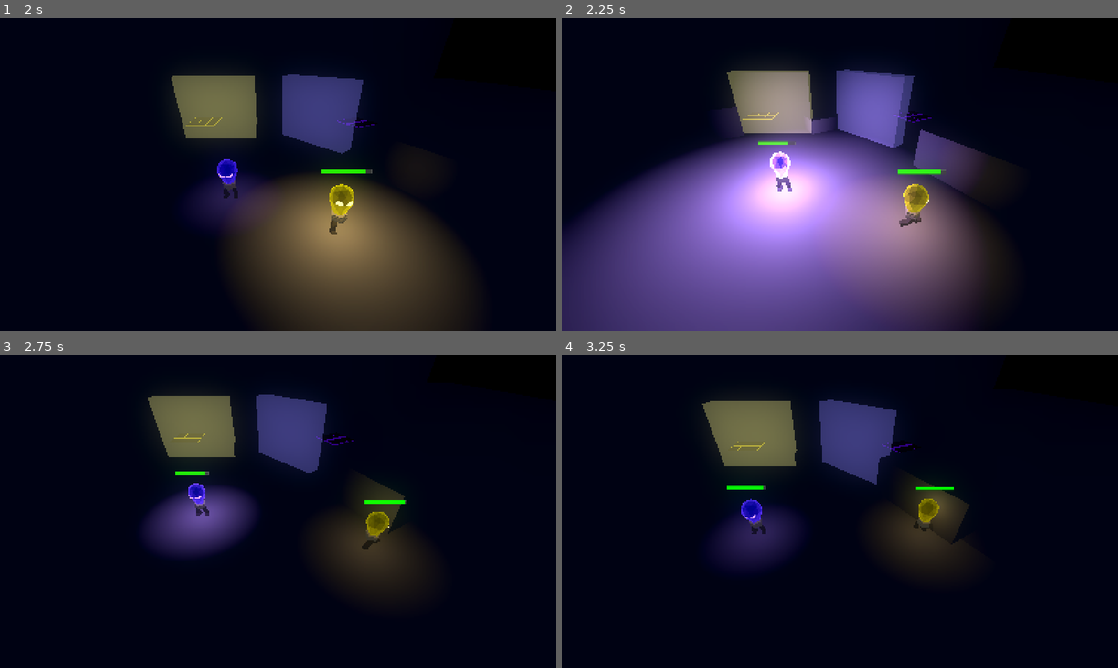
Above: before the commit, frames 1-4 (two rows, left to right).
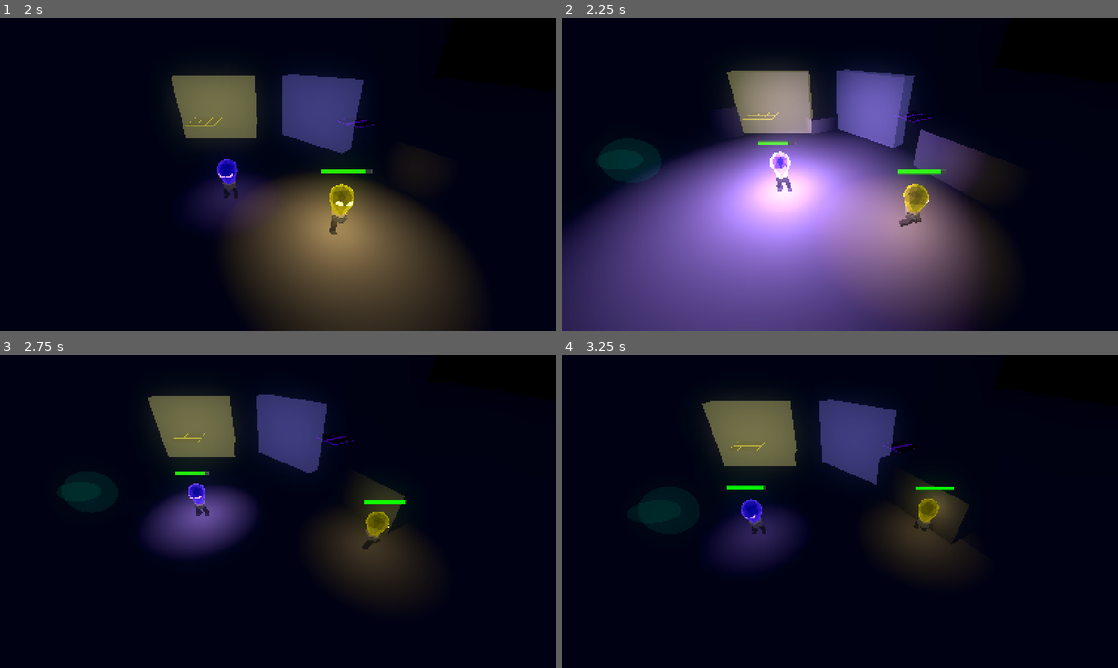
Above: after the commit, the same moments.

Repository: LowPolyFreak/EllieDeesAdventure
Game: Godot game, scene res://Scenes/main.tscn
Two runs of this game, one before a commit and one after it. Both use one fixed random seed, a clock stepped at 60 frames per second and the inputs below.
Inputs:
- Up to frame 1 (2 s): hold D (right_p1) 0.53-1.28 s; tap Down (down_p2) at 0.6 s; tap Space (jump_p1) at 0.77, 1.52 s; hold S (down_p1) from 1.28 s (still down); tap Shift (glow_p1) at 1.35 s
- Up to frame 2 (2.25 s): release S (down_p1) at 2.03 s; hold D (right_p1) from 2.03 s (still down); tap Keypad 0 (glow_p2) at 2.1 s
- Up to frame 3 (2.75 s): keep holding D (right_p1)
- Up to frame 4 (3.25 s): release D (right_p1) at 2.78 s; hold W (up_p1) from 2.78 s (still down); tap E (interact) at 2.85 s; tap Space (jump_p1) at 3.02 s

Frame 1 is identical in both runs. In frame 2, 1.1% of the frame differs, in the area x 6-18%, y 38-53%; in frame 3, 0.5%; in frame 4, 0.5%.

Commit message:
Charge component finish

Diff:
--- a/Scenes/ellie.tscn
+++ b/Scenes/ellie.tscn
@@ -138,17 +138,17 @@
 [node name="EllieModel" parent="." instance=ExtResource("2_mu1gt")]
 
 [node name="Skeleton3D" parent="EllieModel/Armature" index="0"]
-bones/0/position = Vector3(0.00982394, 0.483046, -0.0225211)
-bones/0/rotation = Quaternion(-0.0404309, -0.00368855, -0.00163902, 0.999174)
-bones/1/rotation = Quaternion(0.0633193, -0.184765, 0.96649, 0.166582)
+bones/0/position = Vector3(0.00780628, 0.490404, -0.0152299)
+bones/0/rotation = Quaternion(0.00314383, -0.000787102, -0.000783265, 0.999995)
+bones/1/rotation = Quaternion(0.0523991, -0.138516, 0.976064, 0.159272)
 bones/1/scale = Vector3(1, 1, 1)
-bones/2/rotation = Quaternion(0.457887, -0.00382499, 0.214013, 0.862858)
-bones/3/rotation = Quaternion(-0.860832, -0.023023, -0.0326956, 0.507316)
+bones/2/rotation = Quaternion(0.435988, -0.00388577, 0.203777, 0.87657)
+bones/3/rotation = Quaternion(-0.850921, -0.0294546, -0.0359252, 0.523235)
 bones/3/scale = Vector3(1, 1, 1)
-bones/4/rotation = Quaternion(-0.0422521, -0.192878, 0.969876, -0.142668)
+bones/4/rotation = Quaternion(-0.0409791, -0.141971, 0.979104, -0.139717)
 bones/4/scale = Vector3(1, 1, 1)
-bones/5/rotation = Quaternion(0.466416, 0.00380024, -0.217999, 0.857273)
-bones/6/rotation = Quaternion(-0.866047, 0.0259073, 0.0641185, 0.495156)
+bones/5/rotation = Quaternion(0.441775, 0.00387008, -0.206482, 0.873032)
+bones/6/rotation = Quaternion(-0.855511, 0.0313062, 0.0599735, 0.513345)
 bones/6/scale = Vector3(1, 1, 1)
 bones/7/position = Vector3(-0.187498, 0.245262, -0.282433)
 bones/8/position = Vector3(-0.170884, 0.0506439, 0.0332276)
@@ -161,7 +161,7 @@
 bones/10/scale = Vector3(1, 1, 1)
 
 [node name="BoneAttachment3D" parent="EllieModel/Armature/Skeleton3D" index="0"]
-transform = Transform3D(0.999967, 0.0035736, -0.00723847, -0.00297707, 0.996725, 0.0808072, 0.00750354, -0.080783, 0.996703, 0.00982394, 0.483046, -0.0225211)
+transform = Transform3D(0.999998, 0.00156157, -0.00157912, -0.00157147, 0.999979, -0.00628638, 0.00156927, 0.00628885, 0.999979, 0.00780628, 0.490404, -0.0152299)
 
 [node name="OmniLight3D" parent="EllieModel/Armature/Skeleton3D/BoneAttachment3D" index="0"]
 light_energy = 0.25
--- a/Scenes/ghost.tscn
+++ b/Scenes/ghost.tscn
@@ -2,7 +2,7 @@
 
 [ext_resource type="PackedScene" uid="uid://3ohppoh2dwi" path="res://Scenes/uv_glow_cmpt.tscn" id="1_abus7"]
 [ext_resource type="Script" path="res://Scripts/ghost.gd" id="1_xoyfn"]
-[ext_resource type="Script" path="res://Scripts/patrol_cmpt.gd" id="2_pf5kq"]
+[ext_resource type="PackedScene" uid="uid://doqqud74nr01a" path="res://Scenes/patrol_component.tscn" id="3_xbbn4"]
 [ext_resource type="Script" path="res://Scripts/chase_component.gd" id="4_je8t6"]
 
 [sub_resource type="StandardMaterial3D" id="StandardMaterial3D_nddc2"]
@@ -45,15 +45,16 @@
 transform = Transform3D(1, 0, 0, 0, 1, 0, 0, 0, 1, 0, 1, 0)
 shape = SubResource("SphereShape3D_a8c50")
 
-[node name="PatrolComponent" type="Node" parent="." node_paths=PackedStringArray("user")]
-script = ExtResource("2_pf5kq")
+[node name="PatrolComponent" parent="." node_paths=PackedStringArray("user") instance=ExtResource("3_xbbn4")]
 user = NodePath("..")
+patrol_speed = 3.0
 
-[node name="RestTimer" type="Timer" parent="PatrolComponent"]
-one_shot = true
-
-[node name="ChaseComponent" type="Node" parent="."]
+[node name="ChaseComponent" type="Node" parent="." node_paths=PackedStringArray("user")]
 script = ExtResource("4_je8t6")
+enable_on_load = true
+user = NodePath("..")
+chase_speed = 3.5
+fallback_target_group = "Bulbs"
 
 [node name="WaitTimer" type="Timer" parent="ChaseComponent"]
 wait_time = 6.0
--- a/Scenes/main.tscn
+++ b/Scenes/main.tscn
@@ -208,10 +208,6 @@
 
 [node name="PatrolComponent" parent="Ghost" index="5" node_paths=PackedStringArray("patrol_points")]
 patrol_points = [NodePath("../../Patrol_Points/level_1_1/Marker3D"), NodePath("../../Patrol_Points/level_1_1/Marker3D2"), NodePath("../../Patrol_Points/level_1_1/Marker3D3")]
-patrol_speed = 3.0
-
-[node name="RestTimer" parent="Ghost/PatrolComponent" index="0"]
-wait_time = 2.0
 
 [node name="Patrol_Points" type="Node" parent="."]
 
--- /dev/null
+++ b/Scenes/patrol_component.tscn
@@ -0,0 +1,9 @@
+[gd_scene load_steps=2 format=3 uid="uid://doqqud74nr01a"]
+
+[ext_resource type="Script" path="res://Scripts/patrol_cmpt.gd" id="1_4wivo"]
+
+[node name="PatrolComponent" type="Node"]
+script = ExtResource("1_4wivo")
+
+[node name="RestTimer" type="Timer" parent="."]
+one_shot = true
--- a/Scripts/chase_component.gd
+++ b/Scripts/chase_component.gd
@@ -1,20 +1,22 @@
 extends Node
+class_name ChaseComponent
 
 @export var enable_on_load: bool = false
 @export var user: CollisionObject3D
-@export var patrol_component: PatrolComponent
 @export var chase_speed: float = 1.5
-@export var chase_range: float = 10
+@export var stop_range: float = 0.5
 @export var target: CollisionObject3D
-@export var default_target_group: String = "Player"
+@export var fallback_target_group: String = "Player"
 
 @onready var wait_timer = $WaitTimer
 
-var lkp: Vector3
 
 func _ready():
+	printt(target, user)
 	if !target:
-		target = get_tree().get_first_node_in_group(default_target_group)
+		print("no target, looking for group")
+		target = get_tree().get_first_node_in_group(fallback_target_group)
+		print(target)
 	if !enable_on_load:
 		leave_state()
 
@@ -26,11 +28,12 @@
 	set_process(false)
 
 func _process(delta):
-	#if user.global_position.distance_to(target) >=
-	lkp = target.global_position
+
+	if user.global_position.distance_to(target.global_position) <= stop_range:
+		return
 
 	#Look at
-	user.look_at(Vector3(lkp.x, user.global_position.y, lkp.z))
+	user.look_at(Vector3(target.global_position.x, user.global_position.y, target.global_position.z))
 
 	#Movement
 	var move_vec = -user.global_basis.z * chase_speed
--- a/Scripts/ghost.gd
+++ b/Scripts/ghost.gd
@@ -8,5 +8,5 @@
 
 
 # Called every frame. 'delta' is the elapsed time since the previous frame.
-func _process(delta):
+func _process(_delta):
 	pass
